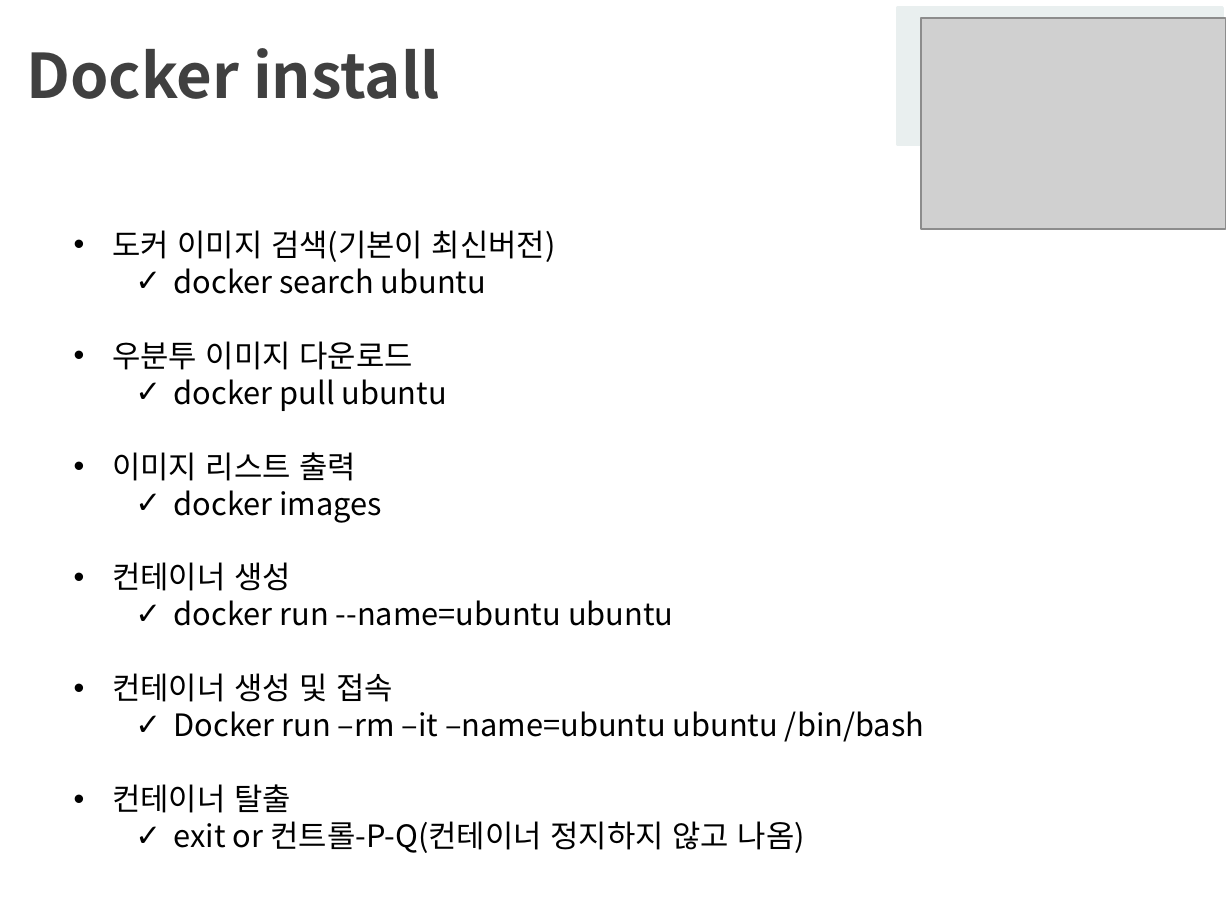
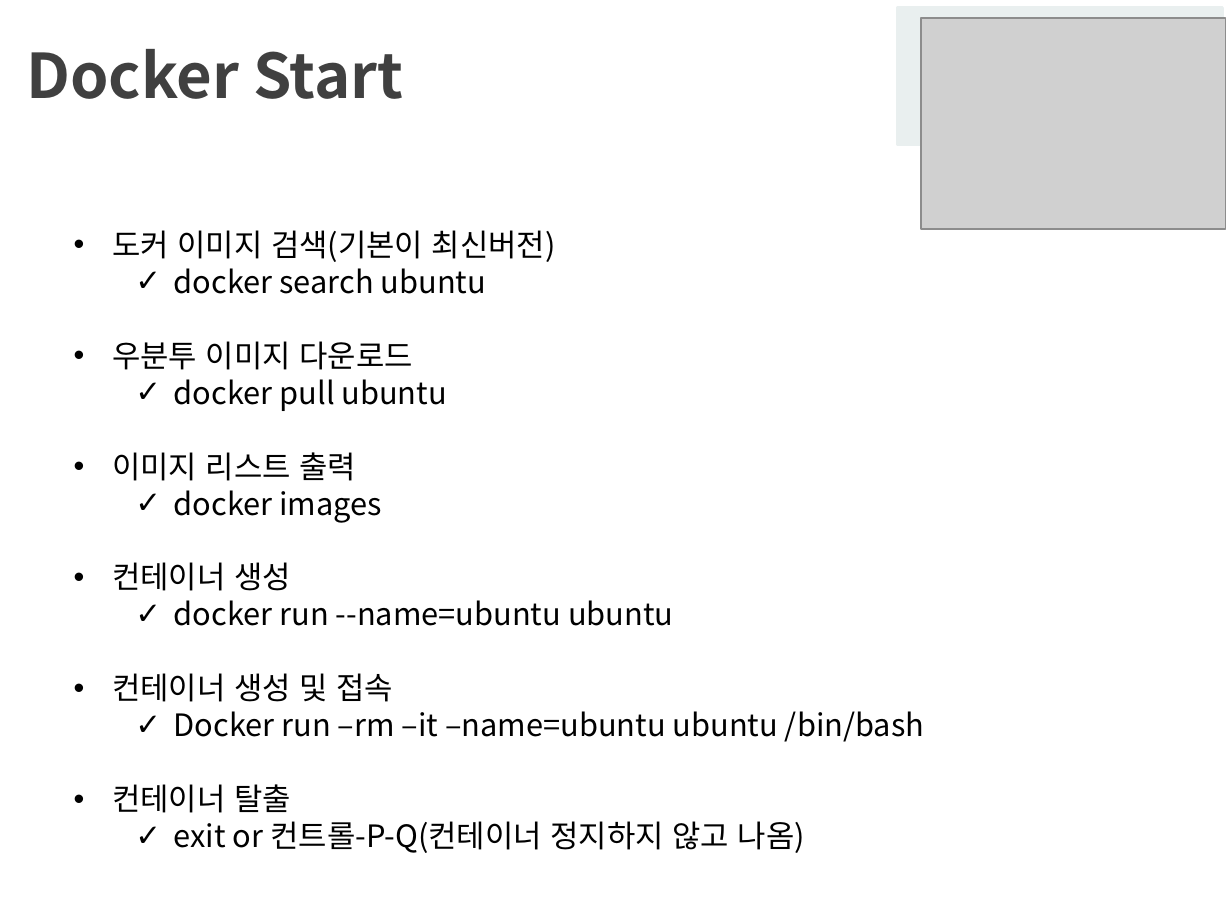
Before and after one commit to rndlr96/Conference-Data, a slide deck: slide 22 of pandog_docker[4.26].pptx (slide 20 before the commit). Drawn at 1232x924 pixels with LibreOffice and Linux fonts; fonts in the diff are those of the drawing; grey boxes stand for pictures; background and template pictures are left out. Boxes give left, top, right and bottom in pixels: in the first picture for what was removed or moved away, otherwise in the second. Text is boxed around its words. In the diff, an @@ line names an element or a change of style, - is before the commit and + after.

```diff
--- a/pandog_docker[4.26].pptx
+++ b/pandog_docker[4.26].pptx
@@ title at <box>26,49,403,99</box>: text changed @@
-Docker install
+Docker Start
```
Also in this commit, not shown: 3 other slides changed, 7 slides added.
